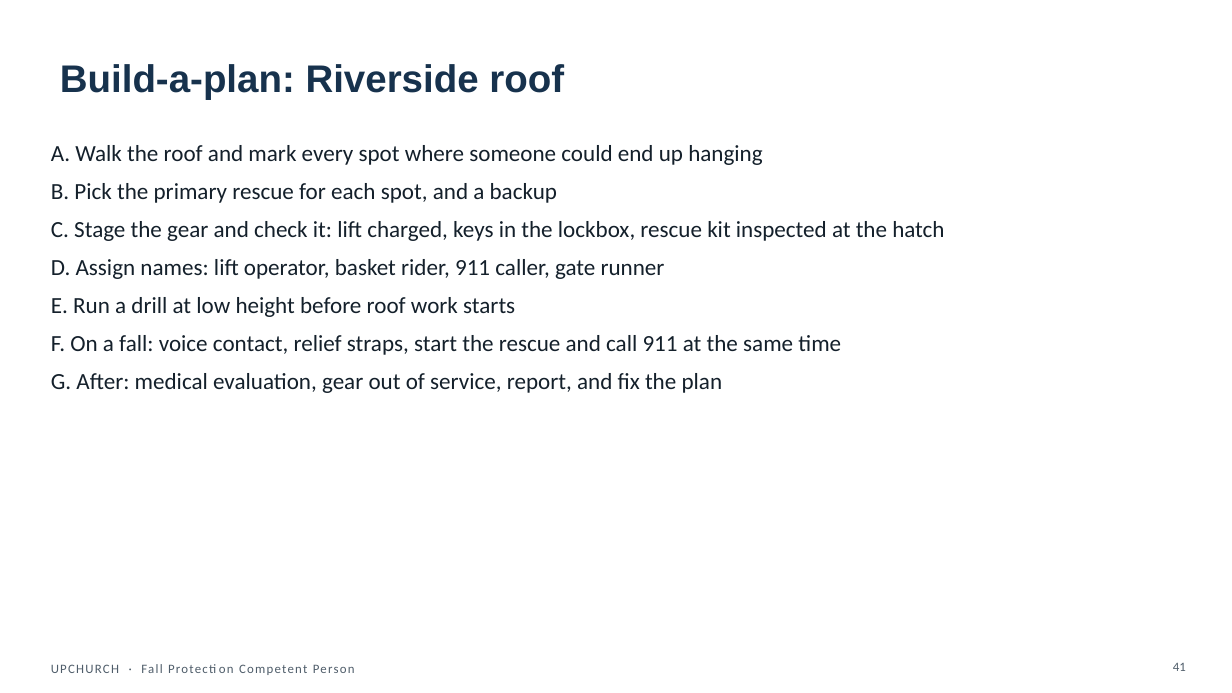
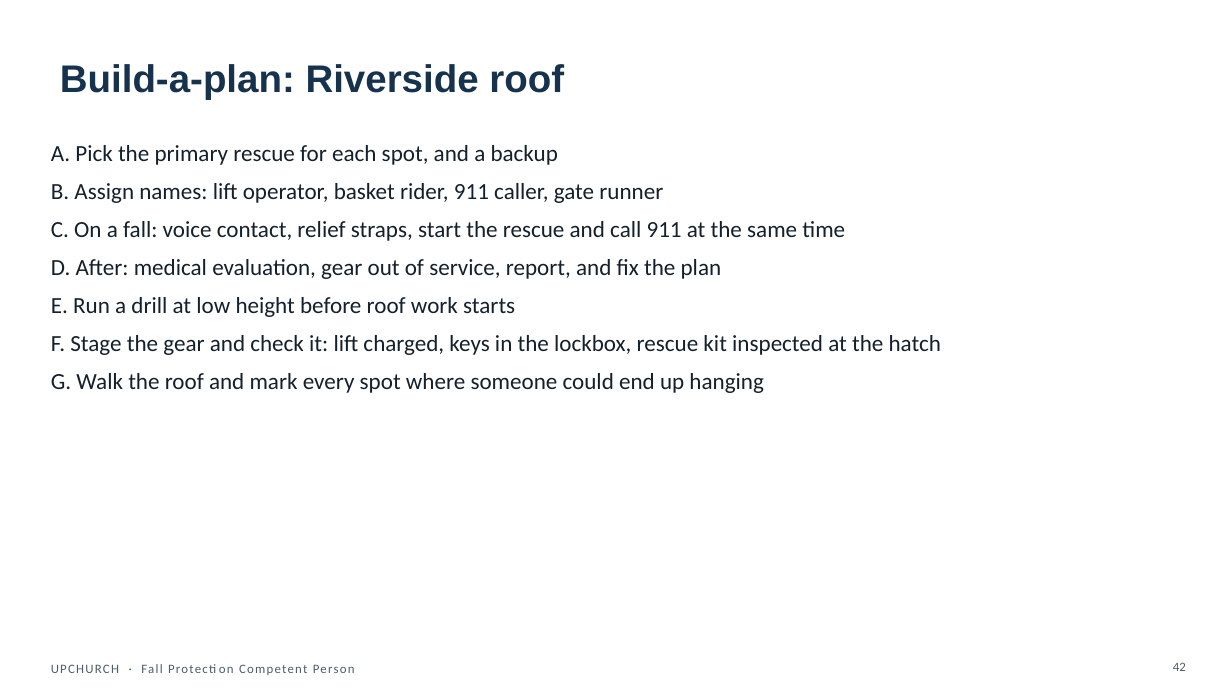
Before and after one commit to jeancastillo1983-max/index, a slide deck: slide 42 of deliverables/powerpoint/FPCP_M7_rescue-the-plan-before-the-fall.pptx (slide 41 before the commit). Drawn at 1232x693 pixels with LibreOffice and Linux fonts; fonts in the diff are those of the drawing. Boxes give left, top, right and bottom in pixels: in the first picture for what was removed or moved away, otherwise in the second. Text is boxed around its words. In the diff, an @@ line names an element or a change of style, - is before the commit and + after.

```diff
--- a/deliverables/powerpoint/FPCP_M7_rescue-the-plan-before-the-fall.pptx
+++ b/deliverables/powerpoint/FPCP_M7_rescue-the-plan-before-the-fall.pptx
@@ text at (x1=51, y1=145, x2=845, y2=279): text changed @@
-A. Walk the roof and mark every spot where someone could end up hanging
-B. Pick the primary rescue for each spot, and a backup
-C. Stage the gear and check it: lift charged, keys in the lockbox, rescue kit inspected at the hatch
-D. Assign names: lift operator, basket rider, 911 caller, gate runner
+A. Pick the primary rescue for each spot, and a backup
+B. Assign names: lift operator, basket rider, 911 caller, gate runner
+C. On a fall: voice contact, relief straps, start the rescue and call 911 at the same time
+D. After: medical evaluation, gear out of service, report, and fix the plan
@@ text at (x1=51, y1=335, x2=941, y2=393): text changed @@
-F. On a fall: voice contact, relief straps, start the rescue and call 911 at the same time
-G. After: medical evaluation, gear out of service, report, and fix the plan
+F. Stage the gear and check it: lift charged, keys in the lockbox, rescue kit inspected at the hatch
+G. Walk the roof and mark every spot where someone could end up hanging
@@ page number at (x1=1173, y1=662, x2=1186, y2=671): text changed @@
-41
+42
```
Also in this commit, not shown: 2 other slides changed, 1 slide added, 49 other files.
